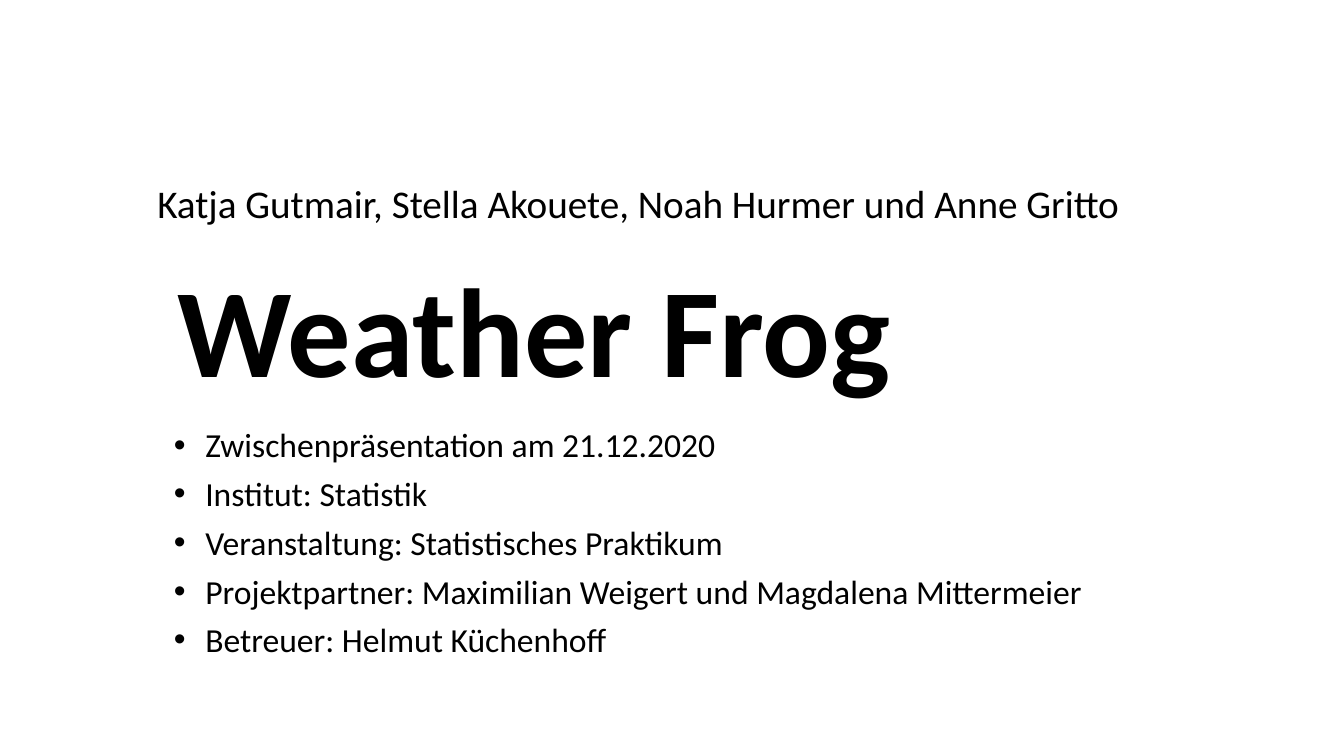
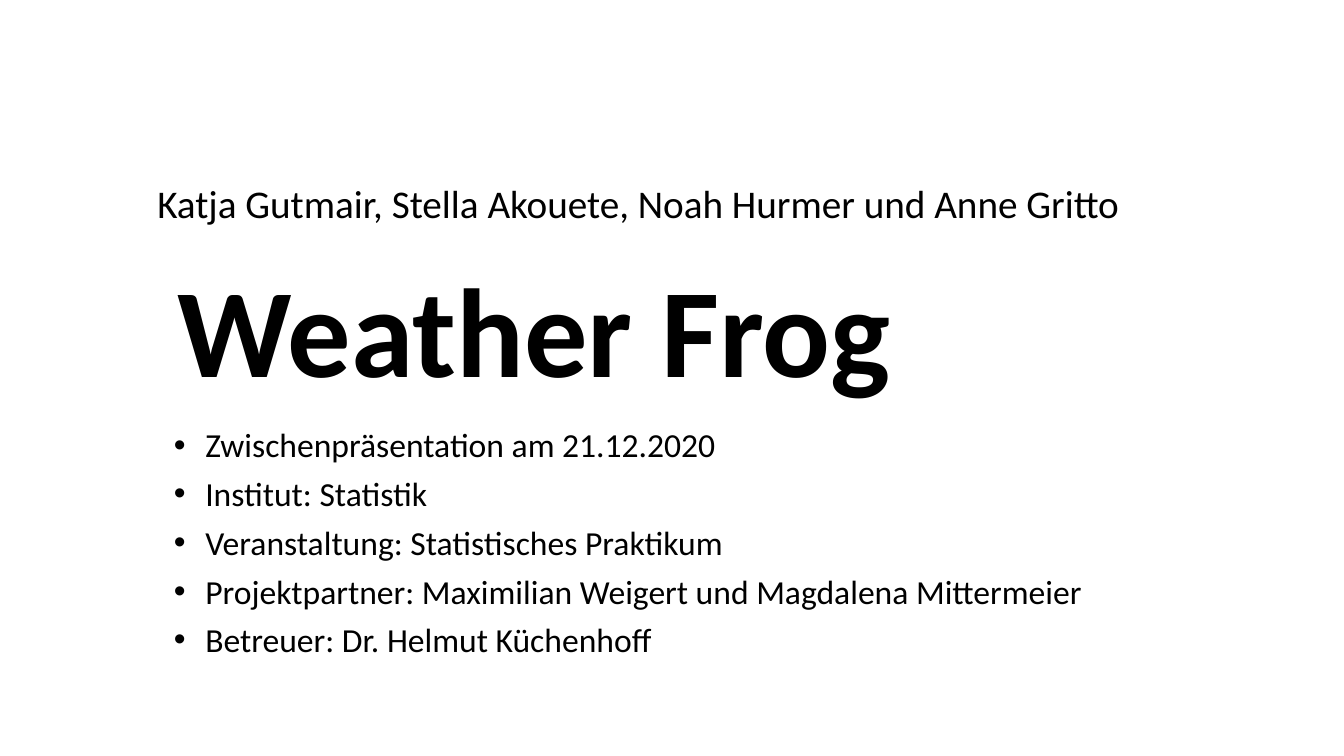
Before and after one commit to minimops/weatherFrog, a slide deck: slide 1 of ppt/Zwischenpraesentation_v1.1.pptx. Drawn at 1344x756 pixels with LibreOffice and Linux fonts; fonts in the diff are those of the drawing; background and template pictures are left out. Boxes give left, top, right and bottom in pixels: in the first picture for what was removed or moved away, otherwise in the second. Text is boxed around its words. In the diff, an @@ line names an element or a change of style, - is before the commit and + after.

```diff
--- a/ppt/Zwischenpraesentation_v1.1.pptx
+++ b/ppt/Zwischenpraesentation_v1.1.pptx
@@ text at (x1=205, y1=628, x2=652, y2=653): text changed @@
-• Betreuer: Helmut Küchenhoff
+• Betreuer: Dr. Helmut Küchenhoff
```
Also in this commit, not shown: 5 other slides changed, 8 slides added, 22 other files.
